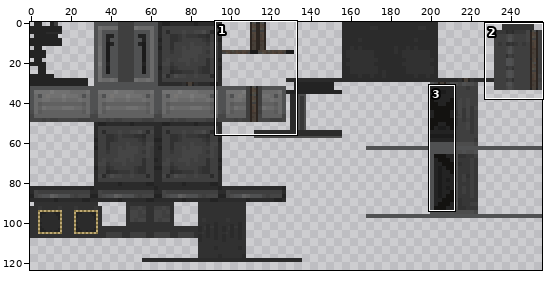
A sprite sheet gets an edit: src/main/resources/assets/mekanismneutronactivator/render/fission_neutron_activator.png. Above, an overview of the earlier version with the close-up marked.
Close-up. The starting point:
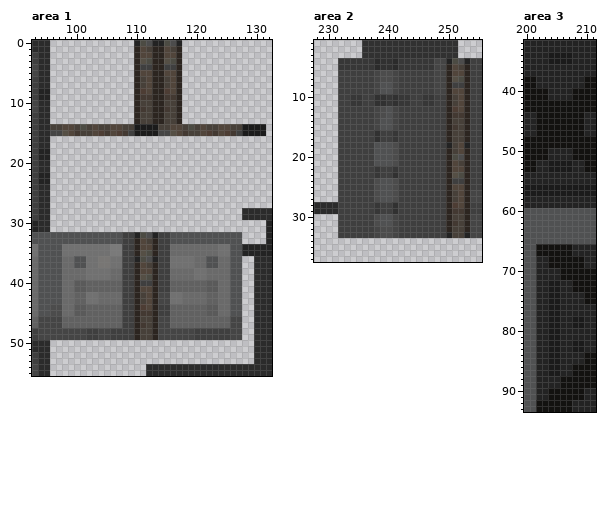
The file is 256x128 pixels. Pixels under 10% opacity are left out. Colours within 5 levels of each other are drawn and written as one. Shown: area 1: x 93..132, y 0..55; area 2: x 228..255, y 1..37; area 3: x 200..211, y 32..93. The wide view leaves out empty margins.
After the commit:
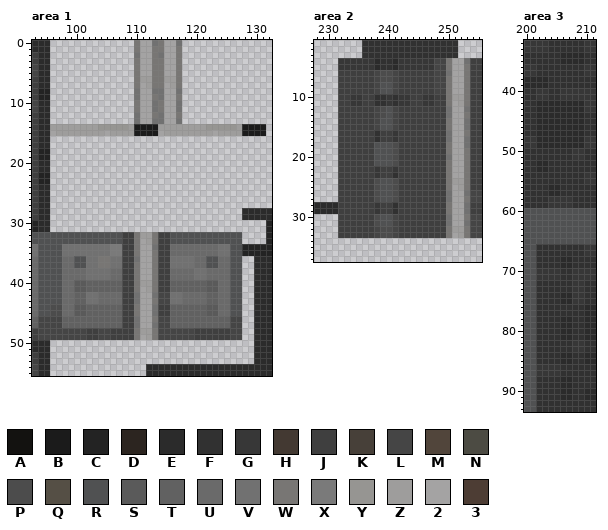
Palette (. is transparent): A #131210  B #1b1b1b  C #232323  D #2c2520  E #2b2b2b  F #313131  G #373737  H #433932  J #3f3f3f  K #474039  L #454545  M #51453b  N #4c4b43  P #4c4c4c  Q #554f45  R #505152  S #5a5a5a  T #616161  U #6a6a6a  V #717171  W #787674  X #7a7a7a  Y #969592  Z #9e9d9c  2 #a4a3a3  3 #4d3d34
Commit: created fission neutron activator's texture and recipe
Diff:
--- area 1
@@ x 93..132 @@
- 0 EEE..............CNPCCNPC...............
- 1 EEE..............DMKDDMKD...............
- 2 JEE..............DMMDDMMD...............
- 3 JEE..............DQNDDQND...............
- 4 LEE..............DJJDDJJD...............
- 5 LEE..............DMMDDMMD...............
- 6 JEE..............DKMDDKMD...............
- 7 JEE..............DKMDDKMD...............
- 8 JCC..............D3MDD3MD...............
- 9 JCC..............DHHDDHHD...............
-10 LEE..............DKKDDKKD...............
-11 LEE..............DHKDDHKD...............
-12 JEE..............DKKDDKKD...............
-13 JEE..............DKKDDKKD...............
-14 JEEKKMMKNKMKKMMKKBBBBKKMMKNKMKKMMKKBBBB.
-15 JEELLQMHKKM3HM3HJBBBBLLQMHKKM3HM3HJBBBB.
+ 0 EEE..............W22VW22V...............
+ 1 EEE..............W22WW22W...............
+ 2 JEE..............V22WV22W...............
+ 3 JEE..............W22WW22W...............
+ 4 LEE..............W22WW22W...............
+ 5 LEE..............W22WW22W...............
+ 6 JEE..............WZZWWZZW...............
+ 7 JEE..............W2ZWW2ZW...............
+ 8 JCC..............V22VV22V...............
+ 9 JCC..............V22WV22W...............
+10 LEE..............W22VW22V...............
+11 LEE..............W22VW22V...............
+12 JEE..............V22WV22W...............
+13 JEE..............V22VV22V...............
+14 JEEZZZZZZZZYYYYYZBBBBZZZZZZZZYYYYYZBBBB.
+15 JEE2ZZZZZZZZ2ZZZZBBBB2ZZZZZZZZ2ZZZZBBBB.
 16 JEE.....................................
@@ x 108..115 @@
 31 ........
-32 JJCNPCJJ
-33 JJDMKDJJ
-34 JJDMMDJJ
-35 JJDQNDJJ
-36 JJCNPCJJ
-37 JJDMKDJJ
-38 JJDMMDJJ
-39 JJDQNDJJ
-40 JJDJJDJJ
-41 JJDMMDJJ
-42 JJDKMDLL
-43 JJDKMDLL
-44 JJD3MDJJ
-45 JJDHHDJJ
-46 JJDKKDLL
-47 JJDHKDLL
-48 JJDKKDLL
-49 JJDKKDLL
+32 JJWZZWJJ
+33 JJW2ZWJJ
+34 JJW22VJJ
+35 JJW22WJJ
+36 JJV22WJJ
+37 JJW22WJJ
+38 JJW22WJJ
+39 JJW22WJJ
+40 JJWZZWJJ
+41 JJW2ZWJJ
+42 JJV22VLL
+43 JJV22WLL
+44 JJW22VJJ
+45 JJW22VJJ
+46 JJV22WLL
+47 JJV22VLL
+48 JJWZZWLL
+49 JJW2ZWLL
 50 ........
--- area 2
@@ x 248..255 @@
  3 FFFF....
- 4 LLCNPCJJ
- 5 LLDMKDJJ
- 6 LLDMMDJJ
- 7 LLDQNDJJ
- 8 LLDJJDJJ
- 9 LLDMMDJJ
-10 JJDKMDJJ
-11 JJDKMDJJ
-12 JJD3MDJJ
-13 JJDHHDJJ
-14 JJDKKDJJ
-15 JJDHKDJJ
-16 JJDKKDJJ
-17 JJDKKDJJ
-18 JJCKMCJJ
-19 JJDKMDJJ
-20 JJDNPDJJ
-21 JJDMKDJJ
-22 JJDMMDJJ
-23 JJDQNDJJ
-24 JJDJJDJJ
-25 JJDMMDJJ
-26 JJDKMDLL
-27 JJDKMDLL
-28 JJD3MDJJ
-29 JJDHHDJJ
-30 JJDKKDLL
-31 JJDHKDLL
-32 JJDKKDLL
-33 JJCKKCLL
+ 4 LLW22VJJ
+ 5 LLW22WJJ
+ 6 LLV22WJJ
+ 7 LLW22WJJ
+ 8 LLW22WJJ
+ 9 LLW22WJJ
+10 JJWZZWJJ
+11 JJW2ZWJJ
+12 JJV22VJJ
+13 JJV22WJJ
+14 JJW22VJJ
+15 JJW22VJJ
+16 JJV22WJJ
+17 JJV22VJJ
+18 JJW22VJJ
+19 JJW22WJJ
+20 JJV22WJJ
+21 JJW22WJJ
+22 JJW22WJJ
+23 JJW22WJJ
+24 JJWZZWJJ
+25 JJW2ZWJJ
+26 JJV22VLL
+27 JJV22WLL
+28 JJW22VJJ
+29 JJW22VJJ
+30 JJV22WLL
+31 JJV22VLL
+32 JJWZZWLL
+33 JJW2ZWLL
 34 ........
--- area 3
@@ x 200..211 @@
-32 CCCCCCCCCCCC
-33 CCCCCCCCCCCC
-34 CCCCBBBBCCCC
-35 CCCCBBBBCCCC
-36 CCCCCCCCCCCC
-37 CCCCCCCCCCCC
-38 AACCCCCCCCAA
-39 AACCCCCCCCAA
-40 AAAACCCCAAAA
-41 AAAACCCCAAAA
-42 AAAAAAAAAAAA
-43 AAAAAAAAAAAA
-44 CCAAAAAAAACC
-45 CCAAAAAAAACC
-46 CCAAAAAAAACC
-47 CCAAAAAAAACC
-48 AAAAAAAAAAAA
-49 AAAAAAAAAAAA
-50 AAAACCCCAAAA
-51 AAAACCCCAAAA
-52 AACCBBBBCCAA
-53 AACCBBBBCCAA
-54 CCCCCCCCCCCC
-55 CCCCCCCCCCCC
-56 BBBBBBBBBBBB
-57 BBBBBBBBBBBB
-58 CCCCCCCCCCCC
-59 CCCCCCCCCCCC
+32 GGGGFFFFFFGG
+33 GGGGFFFFFFGG
+34 FFFFFFEEEEFF
+35 FFFFFFEEEEFF
+36 GGFFFFFFFFGG
+37 GGFFFFFFFFGG
+38 EEEEFFFFFFFF
+39 EEEEFFFFFFFF
+40 FFGGFFGGGGGG
+41 FFGGFFGGGGGG
+42 FFEEEEEEEEGG
+43 FFEEEEEEEEGG
+44 FFEEEEEEEEFF
+45 FFEEEEEEEEFF
+46 FFEEEEEEEEFF
+47 FFEEEEEEEEFF
+48 GGEEEEEEEEGG
+49 GGEEEEEEEEGG
+50 FFFFFFFFGGFF
+51 FFFFFFFFGGFF
+52 FFEEFFFFFFFF
+53 FFEEFFFFFFFF
+54 FFFFFFFFFFGG
+55 FFFFFFFFFFGG
+56 FFFFEEFFFFFF
+57 FFFFEEFFFFFF
+58 FFFFGGGGFFFF
+59 FFFFGGGGFFFF
 60 RRRRRRRRRRRR
@@ x 200..211 @@
 65 RRRRRRRRRRRR
-66 RRAAAAAACCCC
-67 RRAAAAAACCCC
-68 RRCCAAAAAACC
-69 RRCCAAAAAACC
-70 RRCCCCAAAAAA
-71 RRCCCCAAAAAA
-72 RRCCBBCCAAAA
-73 RRCCBBCCAAAA
-74 RRCCBBCCCCAA
-75 RRCCBBCCCCAA
-76 RRCCBBCCCCCC
-77 RRCCBBCCCCCC
-78 RRCCBBCCBBCC
-79 RRCCBBCCBBCC
-80 RRCCBBCCCCCC
-81 RRCCBBCCCCCC
-82 RRCCBBCCBBCC
-83 RRCCBBCCBBCC
-84 RRCCBBCCCCAA
-85 RRCCBBCCCCAA
-86 RRCCBBCCAAAA
-87 RRCCBBCCAAAA
-88 RRCCCCAAAAAA
-89 RRCCCCAAAAAA
-90 RRCCAAAAAACC
-91 RRCCAAAAAACC
-92 RRAAAAAACCCC
-93 RRAAAAAACCCC
+66 RRFFFFFFFFGG
+67 RRFFFFFFFFGG
+68 RRFFFFEEFFFF
+69 RRFFFFEEFFFF
+70 RRGGGGFFGGGG
+71 RRGGGGFFGGGG
+72 RRFFFFFFGGFF
+73 RRFFFFFFGGFF
+74 RRFFFFEEGGFF
+75 RRFFFFEEGGFF
+76 RRFFFFFFFFEE
+77 RRFFFFFFFFEE
+78 RRFFFFEEFFEE
+79 RRFFFFEEFFEE
+80 RRFFFFEEFFEE
+81 RRFFFFEEFFEE
+82 RRFFFFFFGGFF
+83 RRFFFFFFGGFF
+84 RRFFFFEEFFEE
+85 RRFFFFEEFFEE
+86 RRGGGGFFFFFF
+87 RRGGGGFFFFFF
+88 RRFFFFEEFFFF
+89 RRFFFFEEFFFF
+90 RRFFFFEEFFEE
+91 RRFFFFEEFFEE
+92 RRFFFFFFFFFF
+93 RRFFFFFFFFFF
Pixel boxes of the changes (left, top, right, bottom) in both close-ups:
changed: (50, 40, 242, 136)
changed: (134, 232, 158, 340)
changed: (446, 58, 470, 238)
changed: (524, 40, 596, 208)
changed: (536, 244, 596, 412)
